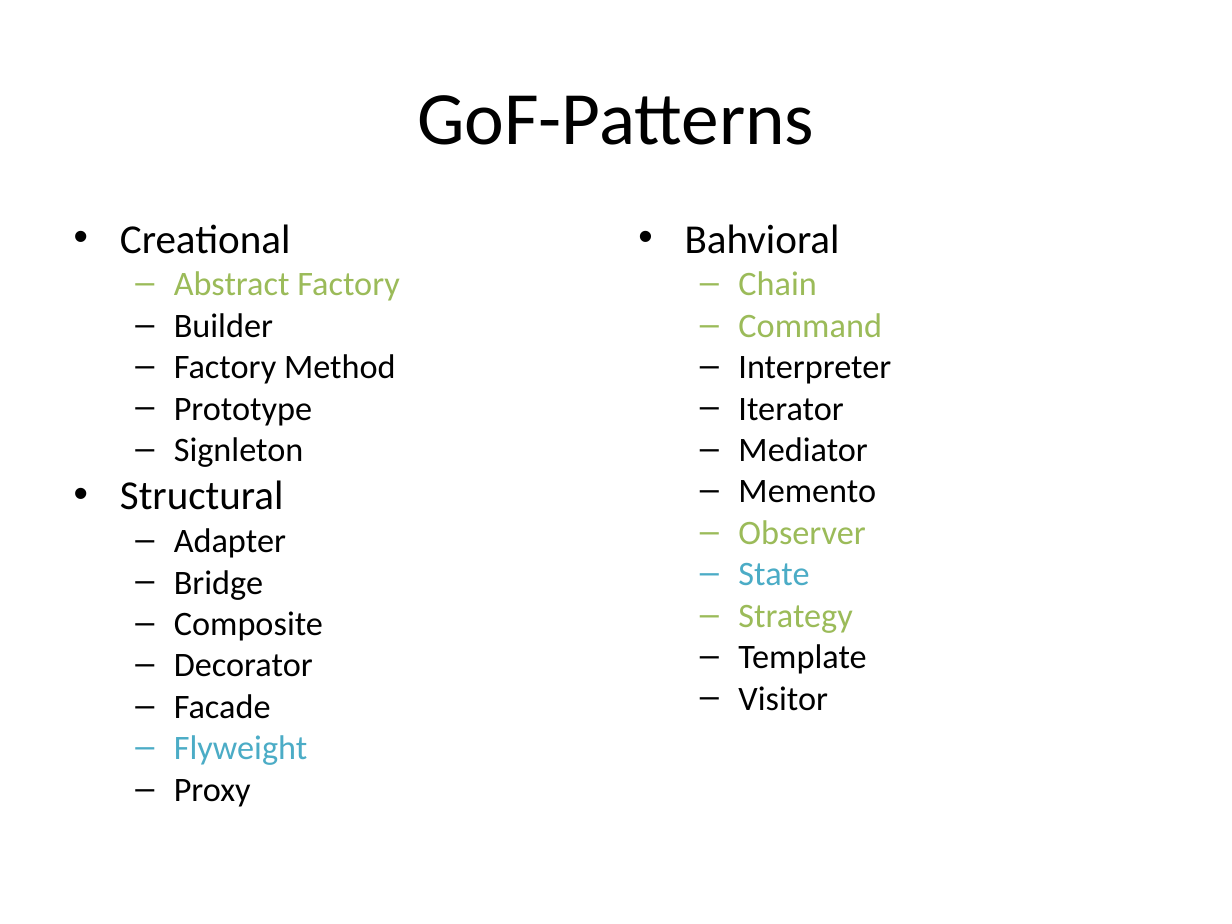
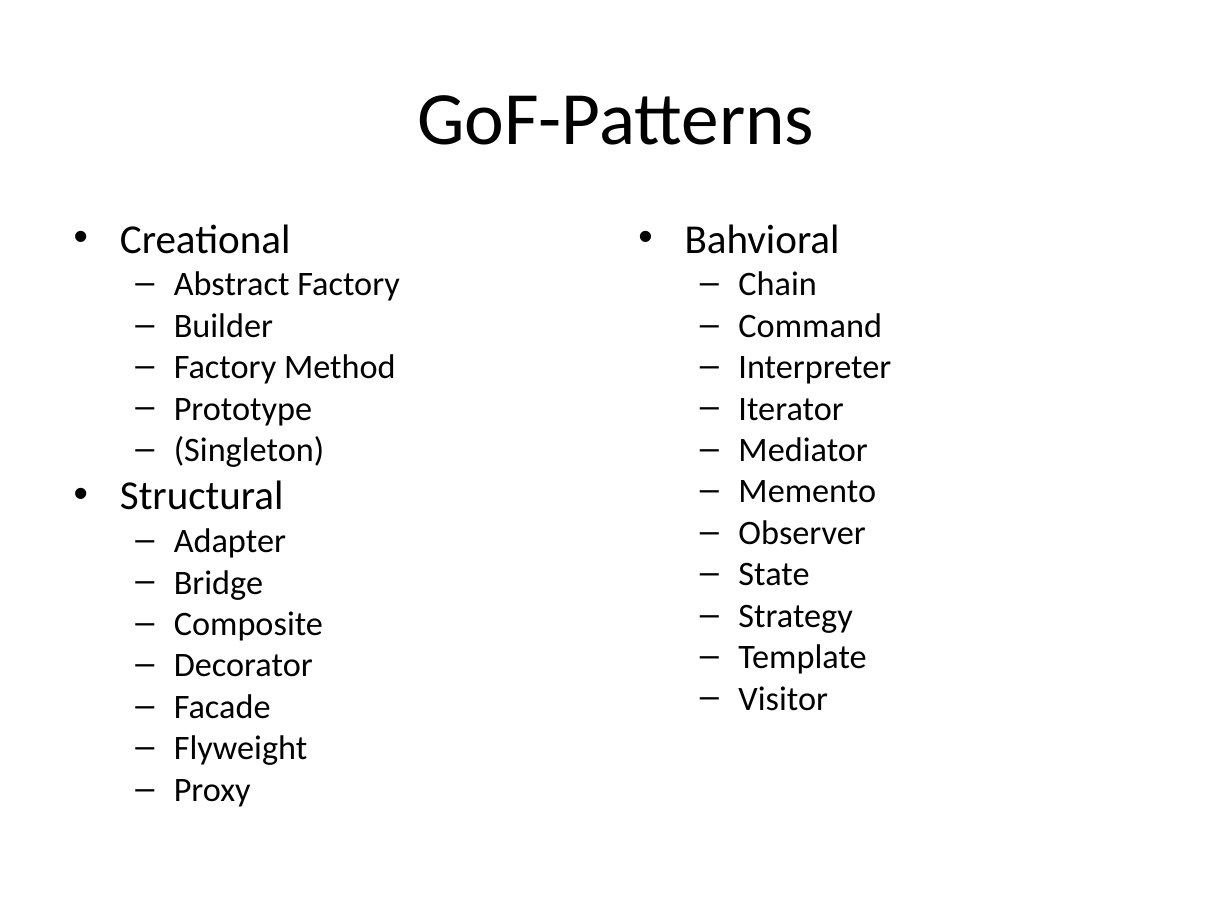
Before and after one commit to kamyu104/GofPatterns, a slide deck: slide 8 of Effective patterns.ppt (slide 6 before the commit). Drawn at 1232x924 pixels with LibreOffice and Linux fonts; fonts in the diff are those of the drawing. Boxes give left, top, right and bottom in pixels: in the first picture for what was removed or moved away, otherwise in the second. Text is boxed around its words. In the diff, an @@ line names an element or a change of style, - is before the commit and + after.

```diff
--- a/Effective patterns.ppt
+++ b/Effective patterns.ppt
@@ text at (x1=174, y1=271, x2=400, y2=765): text colour #9BBB59 to #000000 in "Abstract Factory"; text colour #4BACC6 to #000000 in "Flyweight"; bullet colour #9BBB59 to #000000; bullet colour #4BACC6 to #000000 @@
@@ text at (x1=738, y1=271, x2=882, y2=633): text colour #9BBB59 to #000000 in "Chain", "Command", "Observer", "Strategy"; text colour #4BACC6 to #000000 in "State"; bullet colour #9BBB59 to #000000; bullet colour #4BACC6 to #000000 @@
@@ text at (x1=174, y1=436, x2=324, y2=467): text changed @@
-  – Signleton
+  – (Singleton)
```
Also in this commit, not shown: 56 other slides changed, 4 slides added, 10 slides removed, 1 other file.
